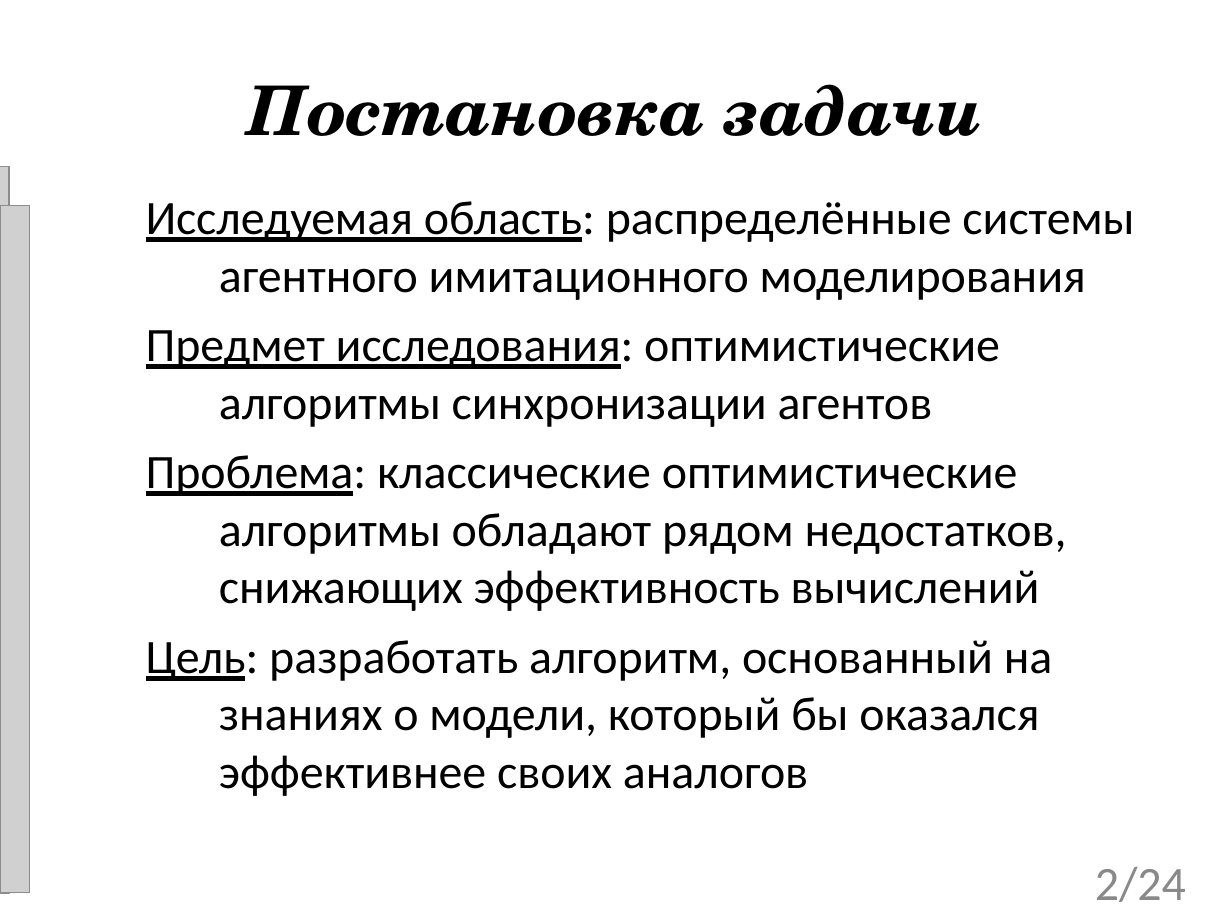
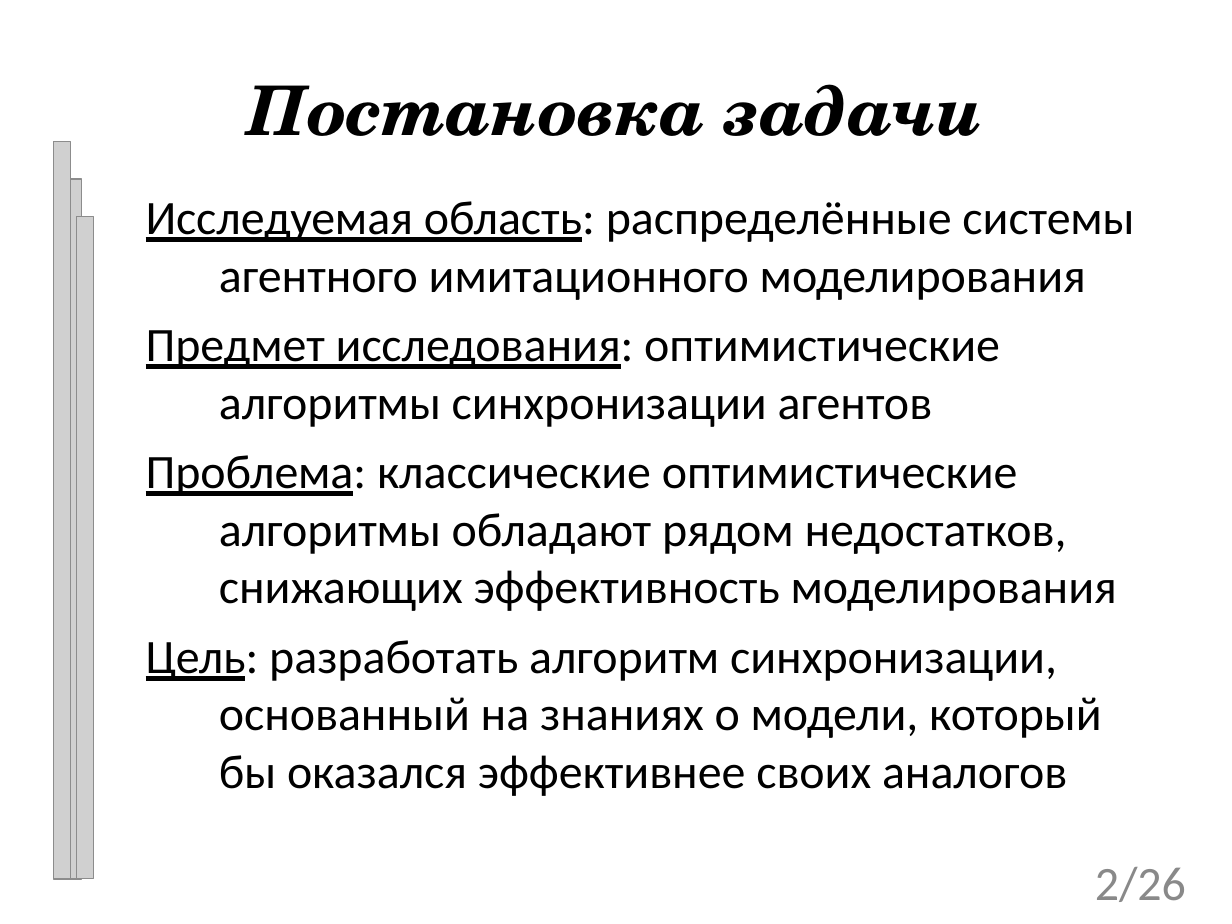
Before and after one commit to tom-trix/SynchAlgorithms, a slide deck: slide 2 of text/Mitrakov.ppt. Drawn at 1232x924 pixels with LibreOffice and Linux fonts; fonts in the diff are those of the drawing; grey boxes stand for pictures; background and template pictures are left out. Boxes give left, top, right and bottom in pixels: in the first picture for what was removed or moved away, otherwise in the second. Text is boxed around its words. In the diff, an @@ line names an element or a change of style, - is before the commit and + after.

```diff
--- a/text/Mitrakov.ppt
+++ b/text/Mitrakov.ppt
@@ picture: place and size @@
-picture at bbox=[0, 166, 9, 893]
+picture at bbox=[53, 142, 70, 878]
@@ picture: place and size @@
-picture at bbox=[0, 206, 30, 893]
+picture at bbox=[64, 179, 81, 878]
@@ picture added at bbox=[76, 216, 94, 877] @@
@@ subtitle at bbox=[146, 455, 1117, 796]: text changed @@
-Проблема: классические оптимистические алгоритмы обладают рядом недостатков, снижающих эффективность вычислений
-Цель: разработать алгоритм, основанный на знаниях о модели, который бы оказался эффективнее своих аналогов
+Проблема: классические оптимистические алгоритмы обладают рядом недостатков, снижающих эффективность моделирования
+Цель: разработать алгоритм синхронизации, основанный на знаниях о модели, который бы оказался эффективнее своих аналогов
@@ page number at bbox=[1095, 867, 1186, 902]: text changed @@
-2/24
+2/26
```
Also in this commit, not shown: 17 other slides changed, 8 slides added, 7 slides removed, 1 other file.
